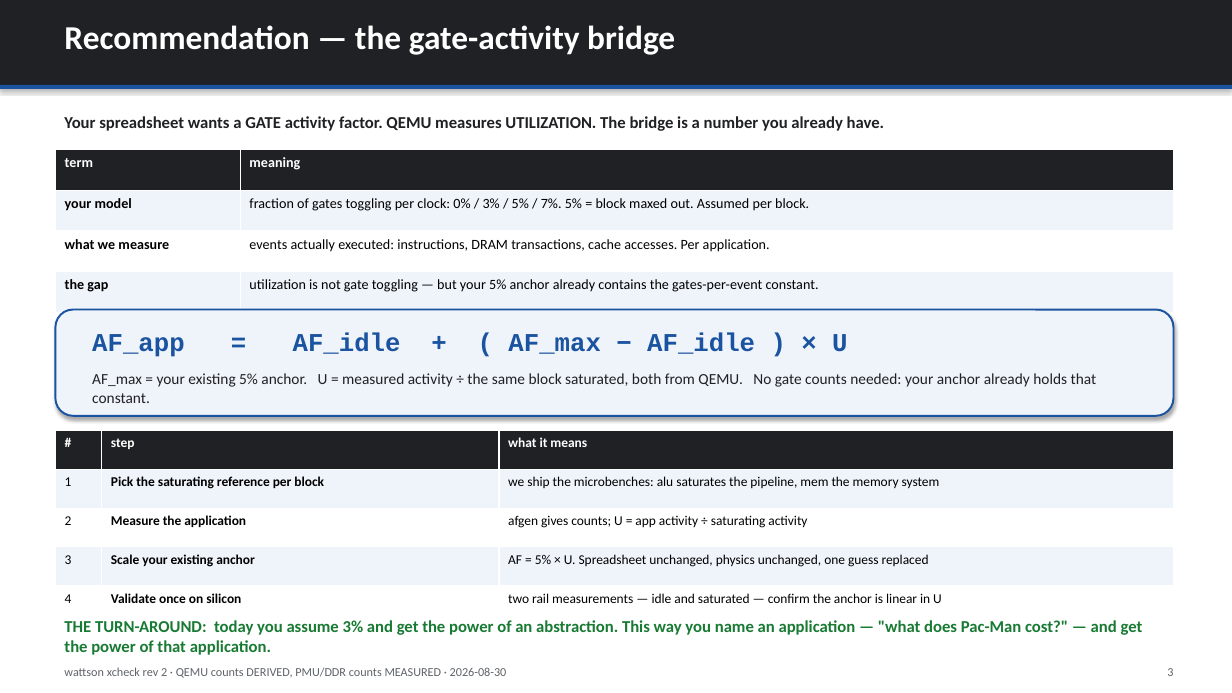
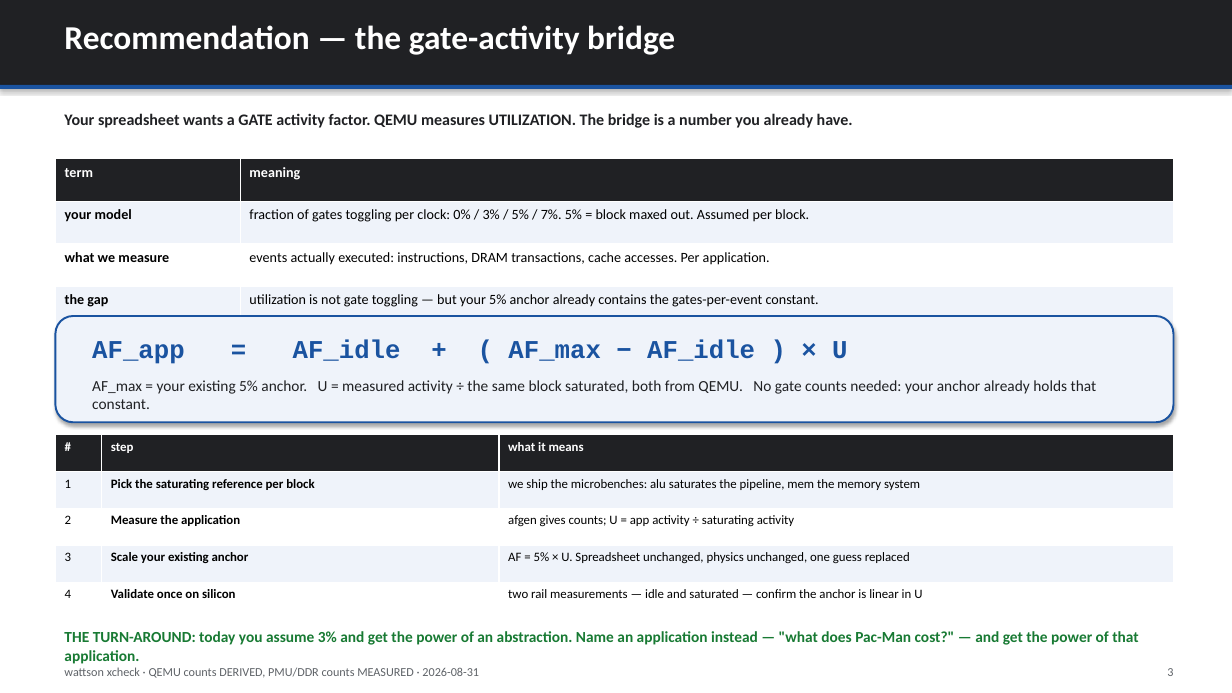
Before and after one commit to kylefoxaustin/wattson, a slide deck: slide 3 of xcheck/xcheck-correlation.pptx. Drawn at 1232x693 pixels with LibreOffice and Linux fonts; fonts in the diff are those of the drawing. Boxes give left, top, right and bottom in pixels: in the first picture for what was removed or moved away, otherwise in the second. Text is boxed around its words. In the diff, an @@ line names an element or a change of style, - is before the commit and + after.

Commit message:
formatting: containers sized to their content, no half-empty boxes
The method slide was the clearest case -- two panels roughly twice the
height of the text inside them, and a dead band across the bottom third.
Rebuilt: the panels carry the detail they were always meant to (two-pass
extraction, frequency-free counts, medians and spreads), line leading
distributes the text down the box instead of stacking it at the top, and the
bottom half becomes two matching blocks (the 50 applications, and how a run
is accepted) so the whole slide carries weight.

Same discipline applied across the deck -- table row heights raised so
tables fill their slides, wrapped kickers that collided with the first table
row fixed on slides 3 and 4, and the last row of a table no longer runs into
the paragraph beneath it. A bbox sweep now shows every content slide
reaching 98% of page height.

Footer no longer carries a rev number that drifts out of date.

```diff
--- a/xcheck/xcheck-correlation.pptx
+++ b/xcheck/xcheck-correlation.pptx
@@ text "Your spreadsheet wants a GATE ..." at [64, 113, 853, 128]: size 13 to 12.5 pt @@
@@ table: place and size @@
-table at [55, 150, 1174, 312]
+table at [55, 159, 1174, 329]
@@ 2 texts, 1 rounded rectangle: place and size @@
-2 texts, 1 rounded rectangle at [55, 310, 1174, 416]
+2 texts, 1 rounded rectangle at [55, 316, 1174, 422]
@@ table at [55, 434, 1174, 619] @@
@@ size 10.5 to 10 pt @@
@@ text at [64, 631, 1138, 664]: text changed; size 13 to 12 pt @@
-THE TURN-AROUND: today you assume 3% and get the power of an abstraction. This way you name an application — "what does Pac-Man cost?" — and get the power of that application.
+THE TURN-AROUND: today you assume 3% and get the power of an abstraction. Name an application instead — "what does Pac-Man cost?" — and get the power of that application.
@@ text at [64, 667, 479, 678]: text changed @@
-wattson xcheck rev 2 · QEMU counts DERIVED, PMU/DDR counts MEASURED · 2026-08-30
+wattson xcheck · QEMU counts DERIVED, PMU/DDR counts MEASURED · 2026-08-31
```
Also in this commit, not shown: 10 other slides changed, 1 other file.
